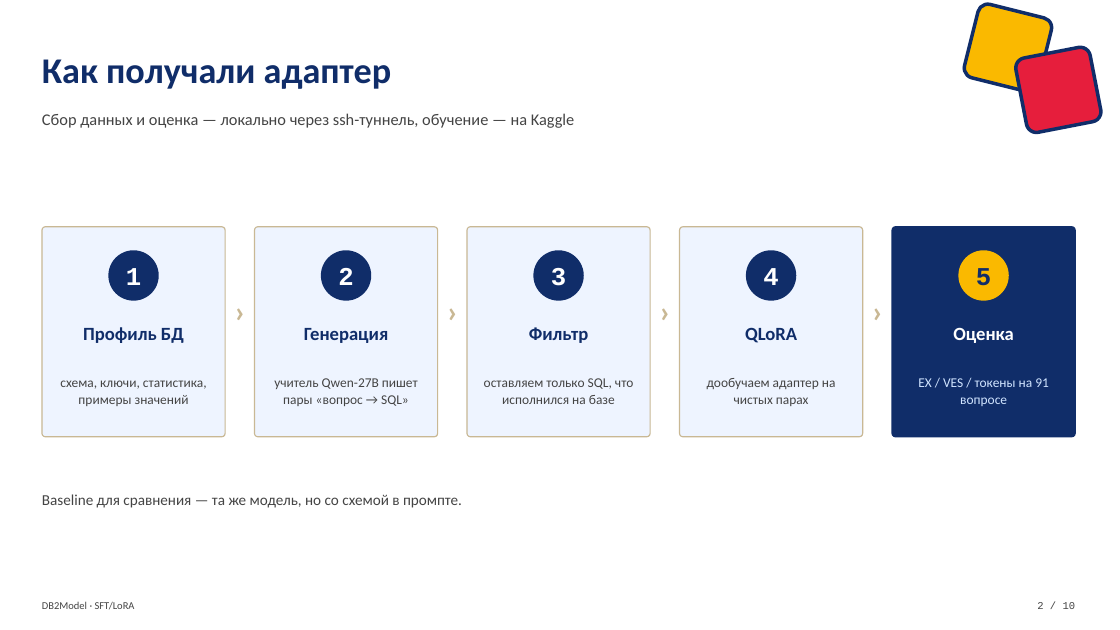
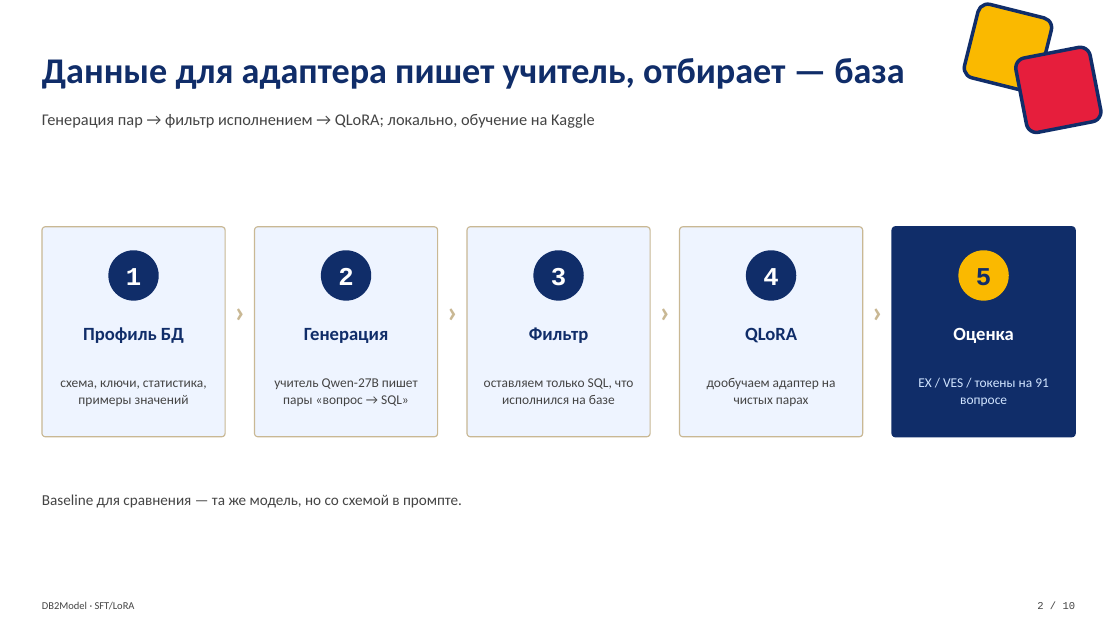
Before and after one commit to VladimirPozdeev06/db2model_lora, a slide deck: slide 2 of db2model/DB2Model_SFT_LoRA_defense.pptx. Drawn at 1120x630 pixels with LibreOffice and Linux fonts; fonts in the diff are those of the drawing. Boxes give left, top, right and bottom in pixels: in the first picture for what was removed or moved away, otherwise in the second. Text is boxed around its words. In the diff, an @@ line names an element or a change of style, - is before the commit and + after.

```diff
--- a/db2model/DB2Model_SFT_LoRA_defense.pptx
+++ b/db2model/DB2Model_SFT_LoRA_defense.pptx
@@ text at [42,58,904,89]: text changed @@
-Как получали адаптер
+Данные для адаптера пишет учитель, отбирает — база
@@ text at [42,113,594,128]: text changed @@
-Сбор данных и оценка — локально через ssh-туннель, обучение — на Kaggle
+Генерация пар → фильтр исполнением → QLoRA; локально, обучение на Kaggle
```
Also in this commit, not shown: 6 other slides changed, 1 slide added, 1 slide removed.
